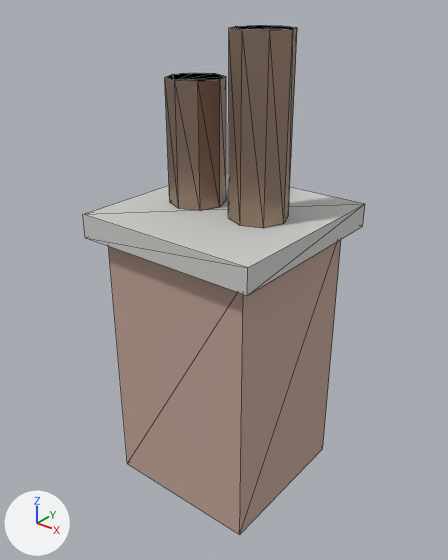
A saved change to the glTF model public/models/props/vent_stack.lod1.glb.
Both versions are drawn from a 50 mm camera at (2.37, -3.0, 3.4) aimed at (-0.01, -0.02, 1.55). Every picture has the same lights, and +X, +Y and +Z are marked at lower left. The older version comes first. Mesh edges are drawn as thin lines. Where no turn or scale is listed for an object, it has been applied to the vertices. Vertices at exactly the same position are counted once.

Names of what the first picture shows: 'props_vent_stack'.
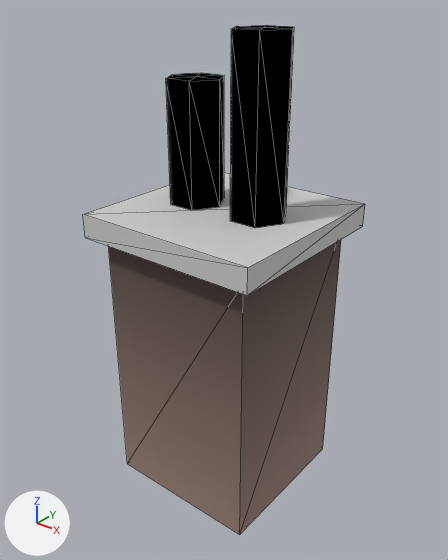
Changed parts and their boxes [x1, y1, x2, y2] in the pictures (448 x 560 px; the box of a moved part takes in the faces that stretch with it):
'props_vent_stack', recoloured, reshaped (darker): [83, 25, 365, 534] in both
part 1 of me_props_vent_stack, moved or reshaped: before [165, 25, 297, 228]; after [166, 25, 294, 228]

The change, as a list of edits to the scene's bpy script:
```text
Change mat_brick_red:
    where n0 = _N.new('ShaderNodeBsdfPrincipled'); n0.name = 'Principled BSDF'
    remove n0.inputs[0].default_value = (0.52, 0.36, 0.3, 1.0)  # 'Base Color', beige #bfa295
    add n2 = _N.new('ShaderNodeMix'); n2.name = 'Mix'
    add n2.data_type = 'RGBA'
    add n2.blend_type = 'MULTIPLY'
    add n2.inputs[0].default_value = 1.0  # 'Factor'
    add n2.inputs[7].default_value = (0.52, 0.36, 0.3, 1.0)  # 'B', beige #bfa295
    add n3 = _N.new('ShaderNodeVertexColor'); n3.name = 'Color Attribute'
    add _L.new(n2.outputs[2], n0.inputs[0])  # 'Result' to 'Base Color'
    add _L.new(n3.outputs[0], n2.inputs[6])  # 'Color' to 'A'
Change mat_concrete_cast:
    where n0 = _N.new('ShaderNodeBsdfPrincipled'); n0.name = 'Principled BSDF'
    remove n0.inputs[0].default_value = (0.62, 0.62, 0.6, 1.0)  # 'Base Color', light grey #cececb
    add n2 = _N.new('ShaderNodeMix'); n2.name = 'Mix'
    add n2.data_type = 'RGBA'
    add n2.blend_type = 'MULTIPLY'
    add n2.inputs[0].default_value = 1.0  # 'Factor'
    add n2.inputs[7].default_value = (0.62, 0.62, 0.6, 1.0)  # 'B', light grey #cececb
    add n3 = _N.new('ShaderNodeVertexColor'); n3.name = 'Color Attribute'
    add _L.new(n2.outputs[2], n0.inputs[0])  # 'Result' to 'Base Color'
    add _L.new(n3.outputs[0], n2.inputs[6])  # 'Color' to 'A'
Change mat_metal_rust:
    where n0 = _N.new('ShaderNodeBsdfPrincipled'); n0.name = 'Principled BSDF'
    remove n0.inputs[0].default_value = (0.45, 0.32, 0.24, 1.0)  # 'Base Color', beige #b39986
    add n2 = _N.new('ShaderNodeMix'); n2.name = 'Mix'
    add n2.data_type = 'RGBA'
    add n2.blend_type = 'MULTIPLY'
    add n2.inputs[0].default_value = 1.0  # 'Factor'
    add n2.inputs[7].default_value = (0.45, 0.32, 0.24, 1.0)  # 'B', beige #b39986
    add n3 = _N.new('ShaderNodeVertexColor'); n3.name = 'Color Attribute'
    add _L.new(n2.outputs[2], n0.inputs[0])  # 'Result' to 'Base Color'
    add _L.new(n3.outputs[0], n2.inputs[6])  # 'Color' to 'A'
Change me_props_vent_stack:
    used by ob_props_vent_stack; location = (0.0, 0.0, 1.58)
    remove me_props_vent_stack.from_pydata(...)  # 48 vertices, 80 faces; spans x -0.65..0.65, y -0.65..0.65, z -1.58..1.58
    add me_props_vent_stack.from_pydata(...)  # 44 vertices, 72 faces; spans x -0.65..0.65, y -0.65..0.65, z -1.58..1.58
    me_props_vent_stack part 1
    18 vertices are removed from x -0.38..0.38, y -0.19..0.19, z 0.48..1.58
    54 faces are deleted
    6 vertices move from x -0.38..0.38, y -0.13..0.13, z 0.48..1.58 to x -0.35..0.35, y -0.16..0.16, z 0.48..1.58
    6 vertices are added at (-0.16, -0.16, 1.28), (-0.35, -0.16, 1.28), (-0.35, 0.16, 1.28), (0.35, -0.16, 1.58), (0.16, -0.16, 1.58), (0.16, 0.16, 1.58)
    8 new vertices lie (0.19, 0.0, 0.0) away from vertices in x -0.44..0.12, y -0.13..0.13, z 0.48..1.58
    46 new faces join them, mat_metal_rust
```
